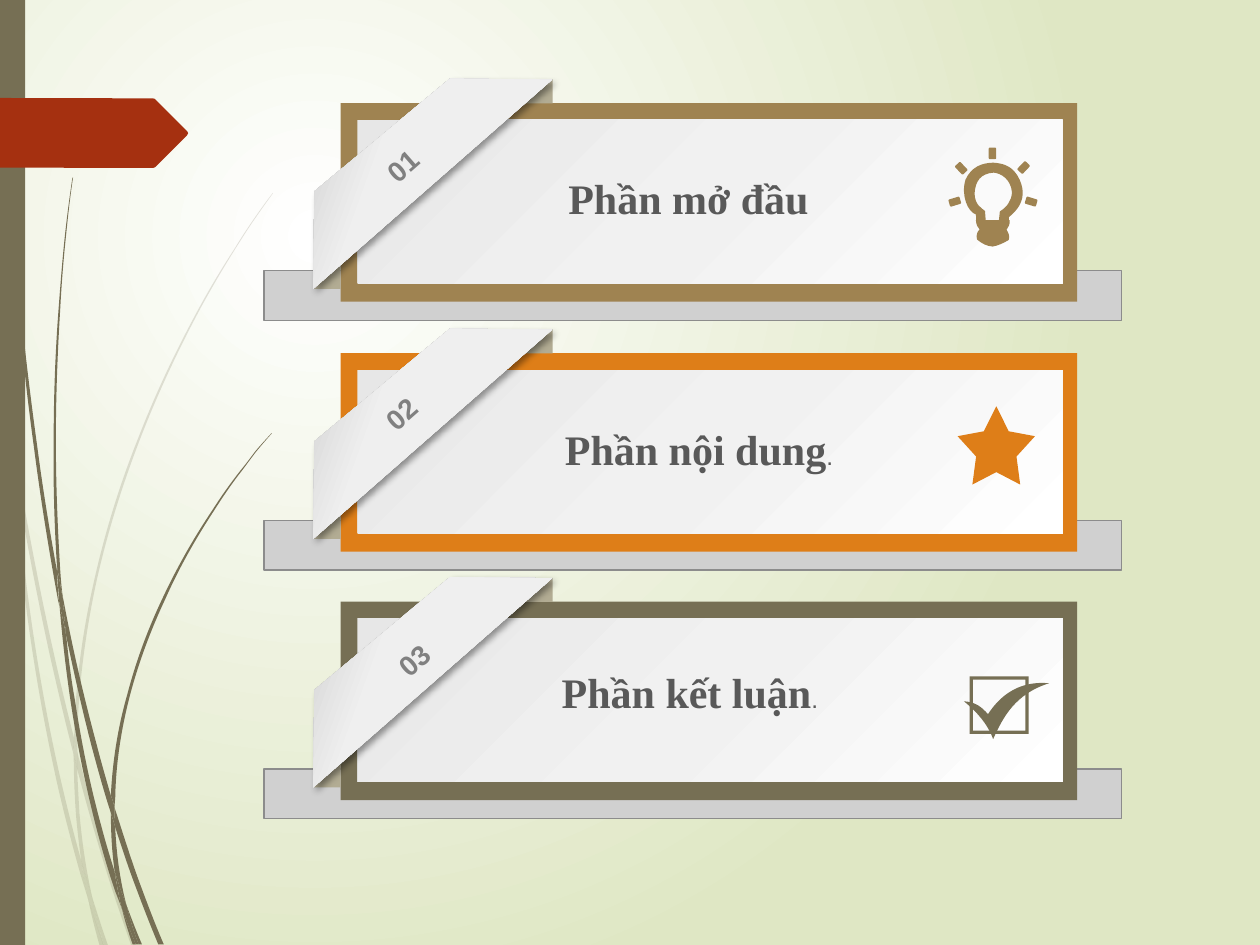
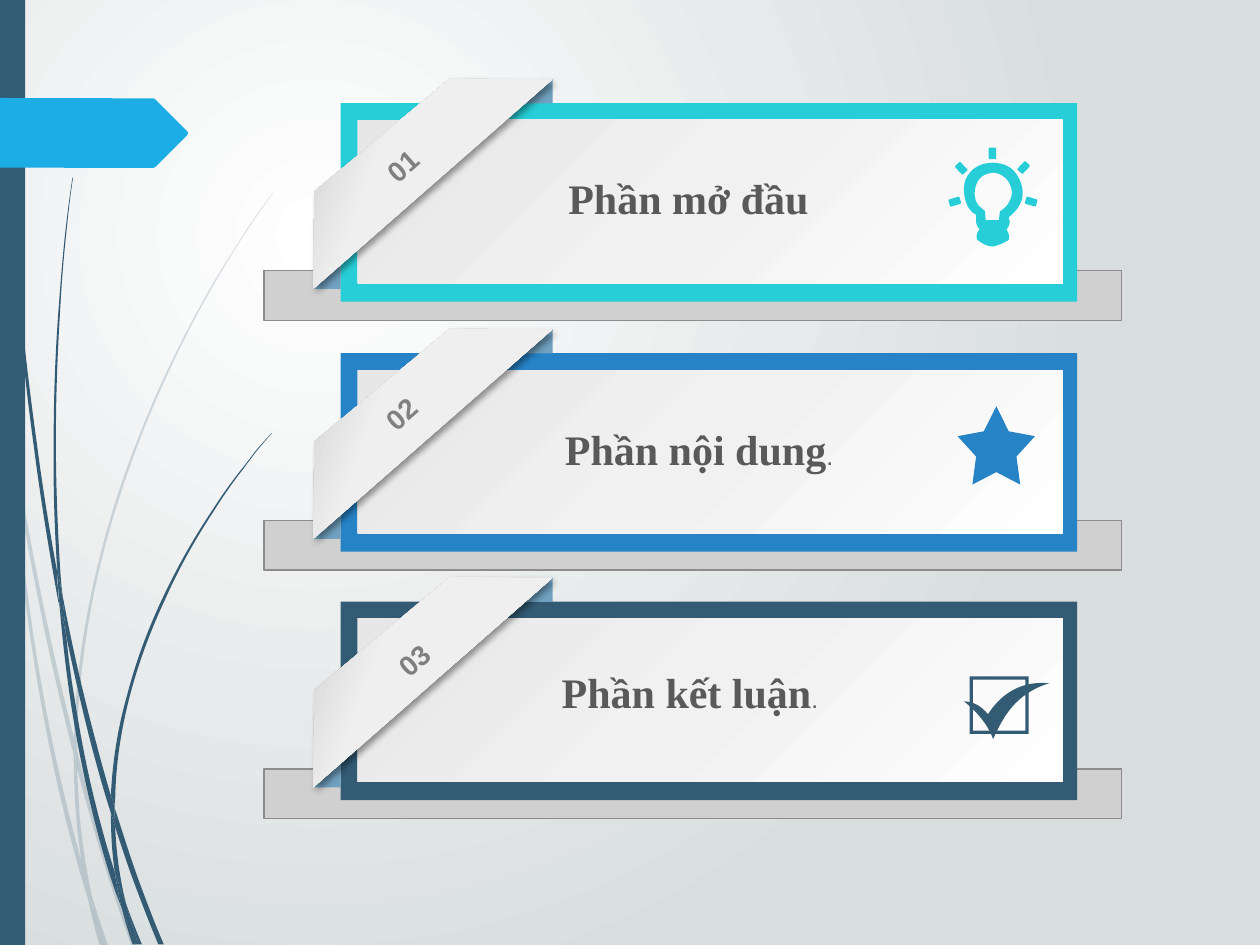
Before and after one commit to NguyenThanhNhuJS99/ThapHaNoi, a slide deck: slide 2 of BaoCaoDoAn.pptx. Drawn at 1260x945 pixels with LibreOffice and Linux fonts; fonts in the diff are those of the drawing; grey boxes stand for pictures. Boxes give left, top, right and bottom in pixels: in the first picture for what was removed or moved away, otherwise in the second. Text is boxed around its words. In the diff, an @@ line names an element or a change of style, - is before the commit and + after.

```diff
--- a/BaoCaoDoAn.pptx
+++ b/BaoCaoDoAn.pptx
@@ background gradient #FFFFFF to #DFE8C4 to gradient #FFFFFF to #D7DDE0 @@
@@ freeform shape at (0, 98, 188, 169): fill #A53010 to #1CADE4 @@
@@ fill #766F54 to #335B74 in 16 elements at (340, 602, 1077, 800), (970, 677, 1029, 735), (964, 683, 1050, 740), (3, 0, 59, 606), (63, 595, 111, 813), (115, 808, 164, 944), (59, 601, 122, 910), (126, 906, 141, 945), (57, 566, 66, 636), (111, 433, 272, 808), (122, 910, 136, 945), (111, 813, 126, 906), (111, 795, 115, 827), (115, 871, 139, 944), (0, 0, 25, 945), (53, 178, 73, 595) @@
@@ fill #9F8351 to #27CED7 in 8 elements at (340, 103, 1077, 301), (964, 163, 1023, 220), (976, 220, 1011, 247), (989, 147, 997, 159), (1016, 160, 1030, 174), (1024, 196, 1037, 206), (955, 161, 968, 175), (949, 196, 962, 206) @@
@@ rectangle at (340, 353, 1077, 551): fill #DE7E18 to #2683C6 @@
@@ star at (958, 406, 1034, 484): fill #DE7E18 to #2683C6 @@
@@ fill #B2AC93 to #70A1C0 in 6 elements at (314, 265, 341, 289), (525, 79, 553, 103), (314, 515, 341, 539), (525, 329, 553, 353), (314, 764, 341, 788), (525, 578, 553, 602) @@
@@ fill #766F54 at 20% opacity to #335B74 at 20% opacity in 10 elements at (0, 355, 10, 441), (13, 435, 74, 755), (77, 751, 135, 945), (92, 896, 108, 945), (10, 441, 88, 900), (73, 755, 91, 896), (74, 193, 273, 751), (88, 900, 103, 945), (73, 738, 77, 769), (82, 861, 105, 945) @@
```
Also in this commit, not shown: 11 other slides changed, 1 slide added, 1 slide removed, 4 other files.
